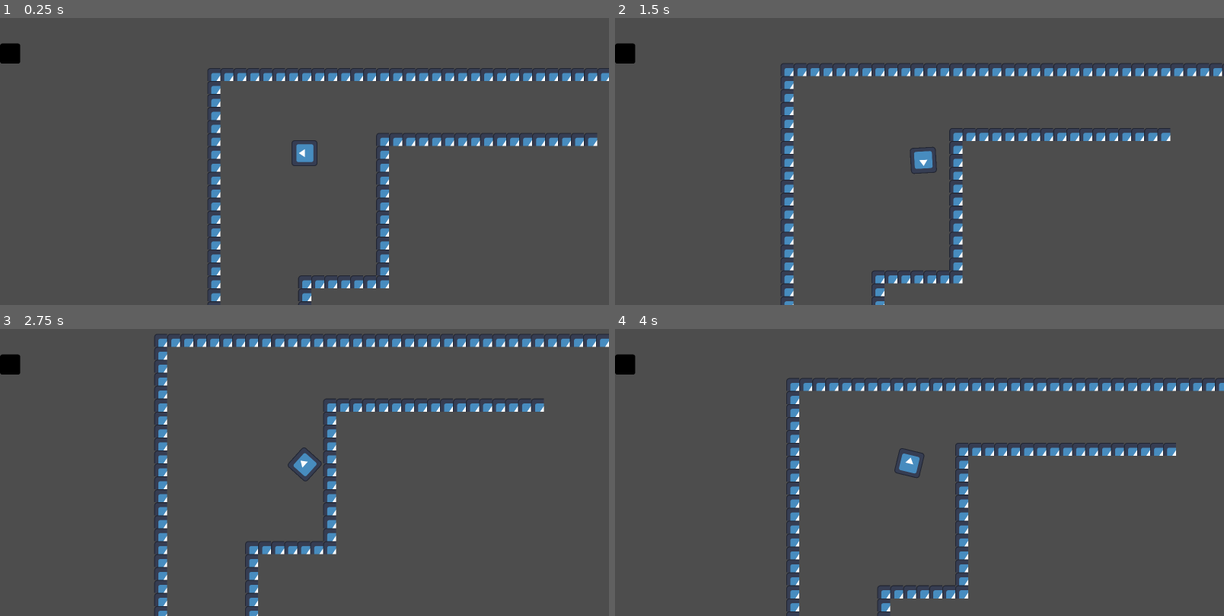
Above: before the commit, frames 1-4 (two rows, left to right).
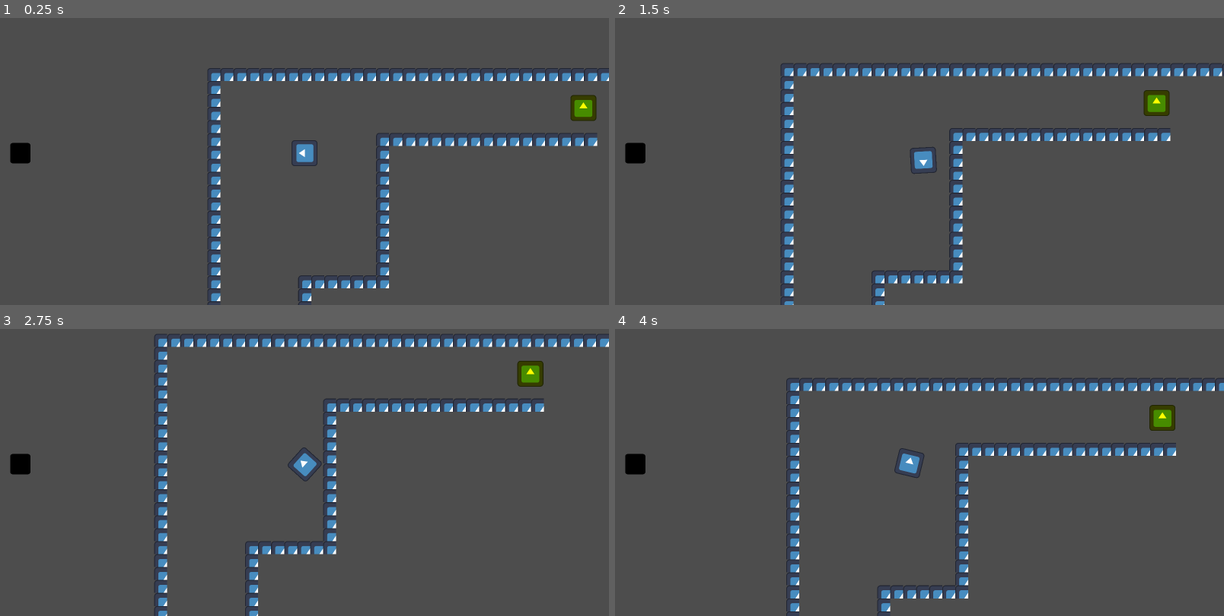
Above: after the commit, the same moments.

Repository: AltairGameStudio/Godot-Wild-Jam-93-Team-1
Game: Godot game, scene res://scenes/world.tscn
Same seed, same stepped clock (60 frames per second), same inputs: the game is played once before the commit and once after it. The engine's default icon, where the game draws it, is replaced by a stand-in: a white triangle on a blue panel in a dark square.
Inputs (mouse positions are in pixels of both pictures, inside the frame that each line leads up to):
- Up to frame 1 (0.25 s): no input
- Up to frame 2 (1.5 s): tap Enter at 0.5 s; move the mouse to (1053, 138) at 0.52 s; hold D (ui_right) 0.53-1.28 s; tap Space (interact) at 0.6, 1.35 s; move the mouse to (797, 167) at 1.27 s; hold S (ui_down) from 1.28 s (still down)
- Up to frame 3 (2.75 s): move the mouse to (365, 397) at 2.02 s; release S (ui_down) at 2.03 s; hold D (ui_right) from 2.03 s (still down); click (365, 397) at 2.1 s; tap Space (interact) at 2.3 s
- Up to frame 4 (4 s): move the mouse to (889, 524) at 2.77 s; release D (ui_right) at 2.78 s; hold W (ui_up) 2.78-3.53 s; tap Space (interact) at 2.85, 3.6 s; move the mouse to (1102, 509) at 3.52 s; hold A (ui_left) from 3.53 s (still down)

The runs differ from the first frame. In frame 1, 0.9% of the frame differs, in the area x 0-98%, y 8-51%; in frame 2, 0.9%; in frame 3, 0.9%; in frame 4, 0.9%.

Commit message:
Começando interação itens-obstáculos

Diff:
--- a/scenes/hud.tscn
+++ b/scenes/hud.tscn
@@ -9,14 +9,17 @@
 anchors_preset = 4
 anchor_top = 0.5
 anchor_bottom = 0.5
+offset_left = 30.0
 offset_top = -325.0
-offset_right = 60.0
+offset_right = 90.0
 offset_bottom = 325.0
 grow_vertical = 2
 horizontal_scroll_mode = 0
 
 [node name="VBoxContainer" type="VBoxContainer" parent="InventoryScroll" unique_id=1159907153]
 layout_mode = 2
+size_flags_vertical = 3
+alignment = 1
 
 [node name="InventorySlot" type="TextureRect" parent="InventoryScroll/VBoxContainer" unique_id=201107977]
 modulate = Color(0, 0, 0, 1)
--- a/scenes/world.tscn
+++ b/scenes/world.tscn
@@ -4,6 +4,7 @@
 [ext_resource type="PackedScene" uid="uid://cyshgyvntusxc" path="res://scenes/player.tscn" id="2_k0juu"]
 [ext_resource type="Texture2D" uid="uid://cp100m3062y3f" path="res://icon.svg" id="3_4wyf3"]
 [ext_resource type="PackedScene" uid="uid://nlsesjyanxap" path="res://scenes/hud.tscn" id="4_k0juu"]
+[ext_resource type="PackedScene" uid="uid://cf5v600qr0lhc" path="res://scenes/test_interactable.tscn" id="5_71j4m"]
 
 [sub_resource type="TileSetAtlasSource" id="TileSetAtlasSource_k0juu"]
 texture = ExtResource("3_4wyf3")
@@ -30,3 +31,6 @@
 tile_set = SubResource("TileSet_71j4m")
 
 [node name="HUD" parent="." unique_id=1311239376 instance=ExtResource("4_k0juu")]
+
+[node name="TestInteractable" parent="." unique_id=1273332422 instance=ExtResource("5_71j4m")]
+position = Vector2(-3203, -5883)
--- a/scripts/inventory_slot.gd
+++ b/scripts/inventory_slot.gd
@@ -1,6 +1,6 @@
 extends TextureRect
 
-@export var item_id: String = "pe_de_cabra"
+@export var item_id: String = "pliers"
 
 func _get_drag_data(at_position: Vector2) -> Variant:
 	if item_id == "":
@@ -24,4 +24,27 @@
 	if what == NOTIFICATION_DRAG_END:
 		if not get_viewport().gui_is_drag_successful():
 			var drop_position = get_global_mouse_position()
-			print("Você tentou usar o item '", item_id, "' na posição do mapa: ", drop_position)
+
+			var space_state = get_tree().root.get_world_2d().direct_space_state
+
+			# Configura a busca no exato pixel onde o mouse soltou o item
+			var query = PhysicsPointQueryParameters2D.new()
+			query.position = drop_position
+
+			# Pega tudo que colidiu com aquele ponto
+			var results = space_state.intersect_point(query)
+
+			# Verifica se acertou um obstáculo válido
+			for result in results:
+				var object = result.collider
+
+				if object.has_method("on_item_used"):
+					var success = object.on_item_used(item_id)
+
+					# Se o obstáculo retornar true, consome o item do inventário
+					if success:
+						item_id = ""
+						# Limpa a imagem
+						texture = null
+						modulate = Color(0, 0, 0, 1)
+					break
--- a/scripts/test_interactable.gd
+++ b/scripts/test_interactable.gd
@@ -1,4 +1,20 @@
 extends StaticBody2D
 
+#ID do item necessário para quebrar esse obstáculo
+@export var required_item: String = "pliers"
+
+# Interação para dar dicas ao jogador
 func on_interact() -> void:
-	print("Objeto inspecionado!")
+	print("Uma tela de arame resistente bloqueia o caminho. Preciso de algo para cortá-la.")
+
+func on_item_used(used_item_id: String) -> bool:
+	print(used_item_id)
+	if used_item_id == required_item:
+		print("Você usou o(a) ", used_item_id, " e abriu o caminho!")
+		# Destrói a cerca de arame
+		queue_free()
+		# Retorna verdadeiro para que o inventário saiba que o item foi gasto
+		return true
+	else:
+		print("Isso não parece funcionar aqui...")
+		return false
